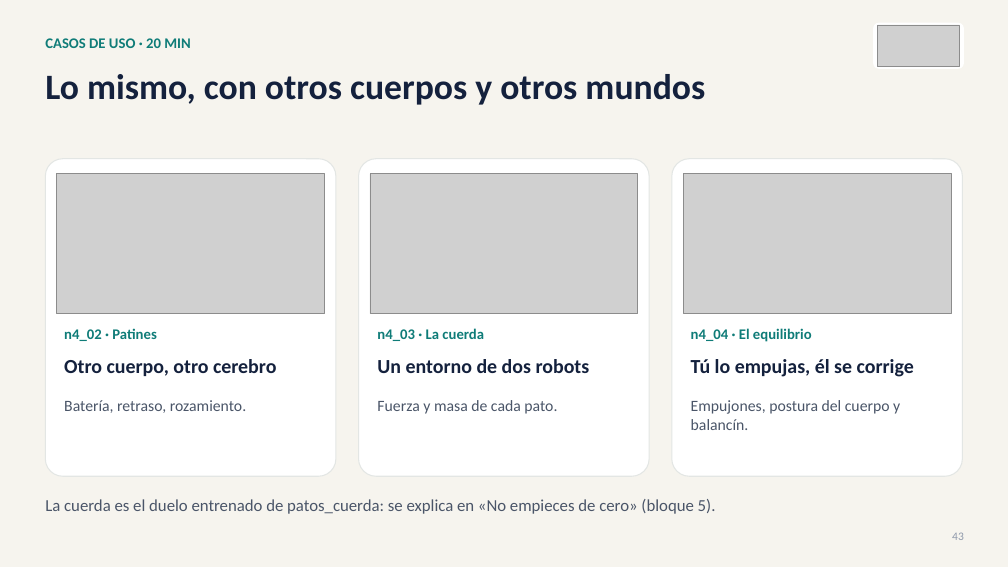
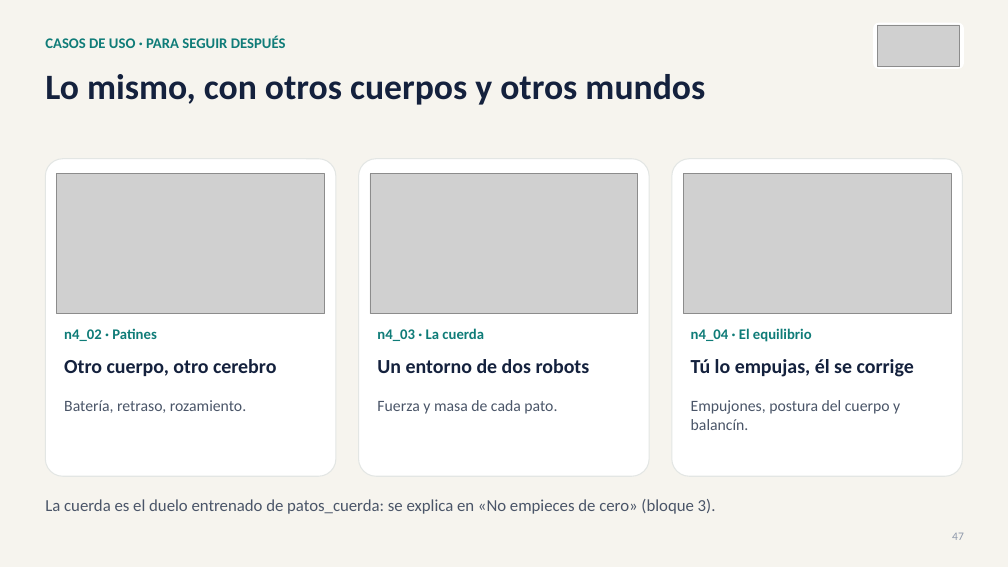
Before and after one commit to david2526IA/taller_microduck_windows, a slide deck: slide 47 of workshop-ia-fisica/presentaciones/Presentacion_03_taller_completo.pptx (slide 43 before the commit). Drawn at 1008x567 pixels with LibreOffice and Linux fonts; fonts in the diff are those of the drawing; grey boxes stand for pictures. Boxes give left, top, right and bottom in pixels: in the first picture for what was removed or moved away, otherwise in the second. Text is boxed around its words. In the diff, an @@ line names an element or a change of style, - is before the commit and + after.

Commit message:
Taller en cuatro bloques como el video y la descripcion oficial: Modelar, El entorno y el RL, Entrenar, Desplegar; casos de uso al final

```diff
--- a/workshop-ia-fisica/presentaciones/Presentacion_03_taller_completo.pptx
+++ b/workshop-ia-fisica/presentaciones/Presentacion_03_taller_completo.pptx
@@ text at bbox=[45, 36, 286, 48]: text changed @@
-CASOS DE USO · 20 MIN
+CASOS DE USO · PARA SEGUIR DESPUÉS
@@ text at bbox=[45, 499, 716, 514]: text changed @@
-La cuerda es el duelo entrenado de patos_cuerda: se explica en «No empieces de cero» (bloque 5).
+La cuerda es el duelo entrenado de patos_cuerda: se explica en «No empieces de cero» (bloque 3).
@@ text at bbox=[952, 532, 964, 540]: text changed @@
-43
+47
```
Also in this commit, not shown: 40 other slides changed, 3 other files.
